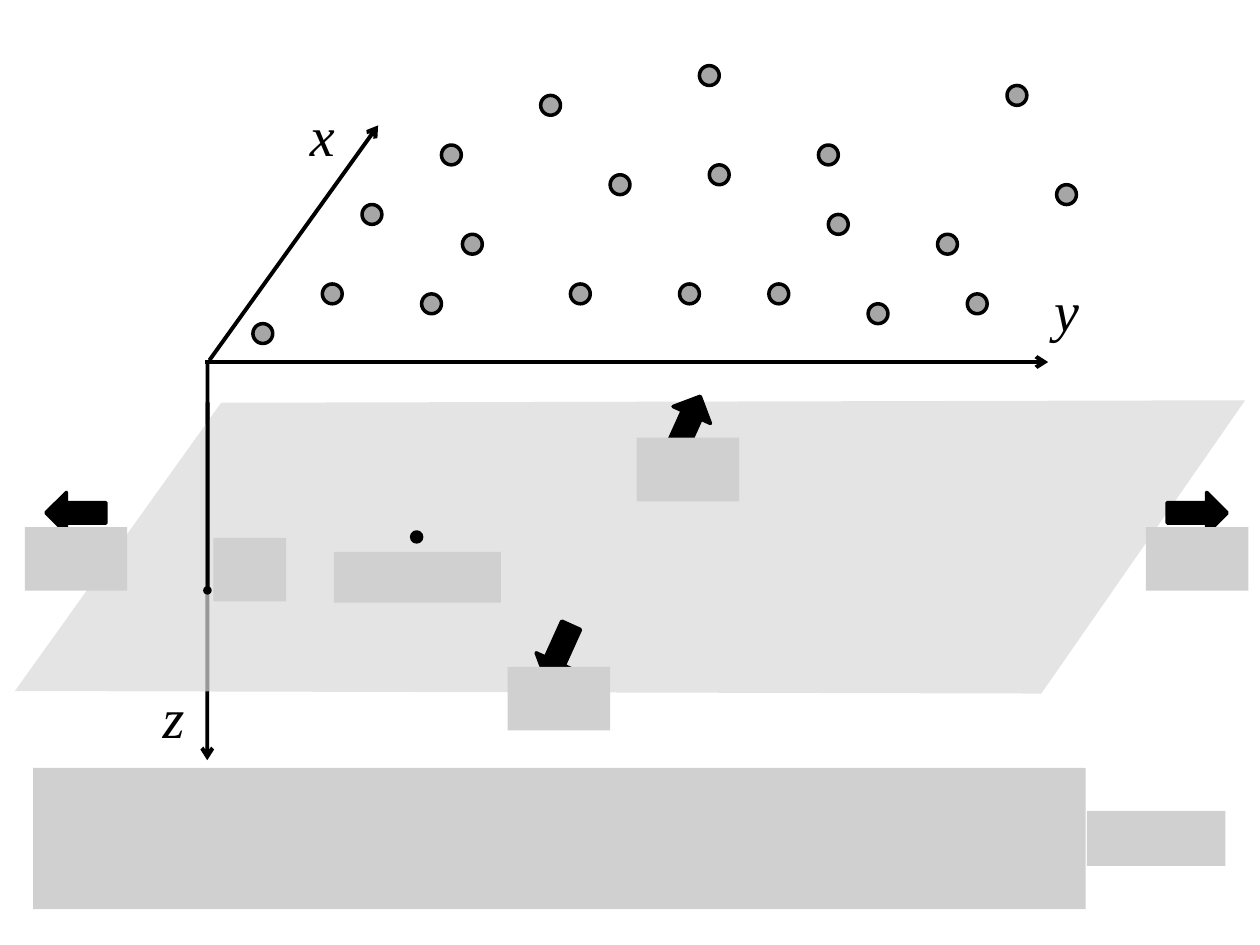
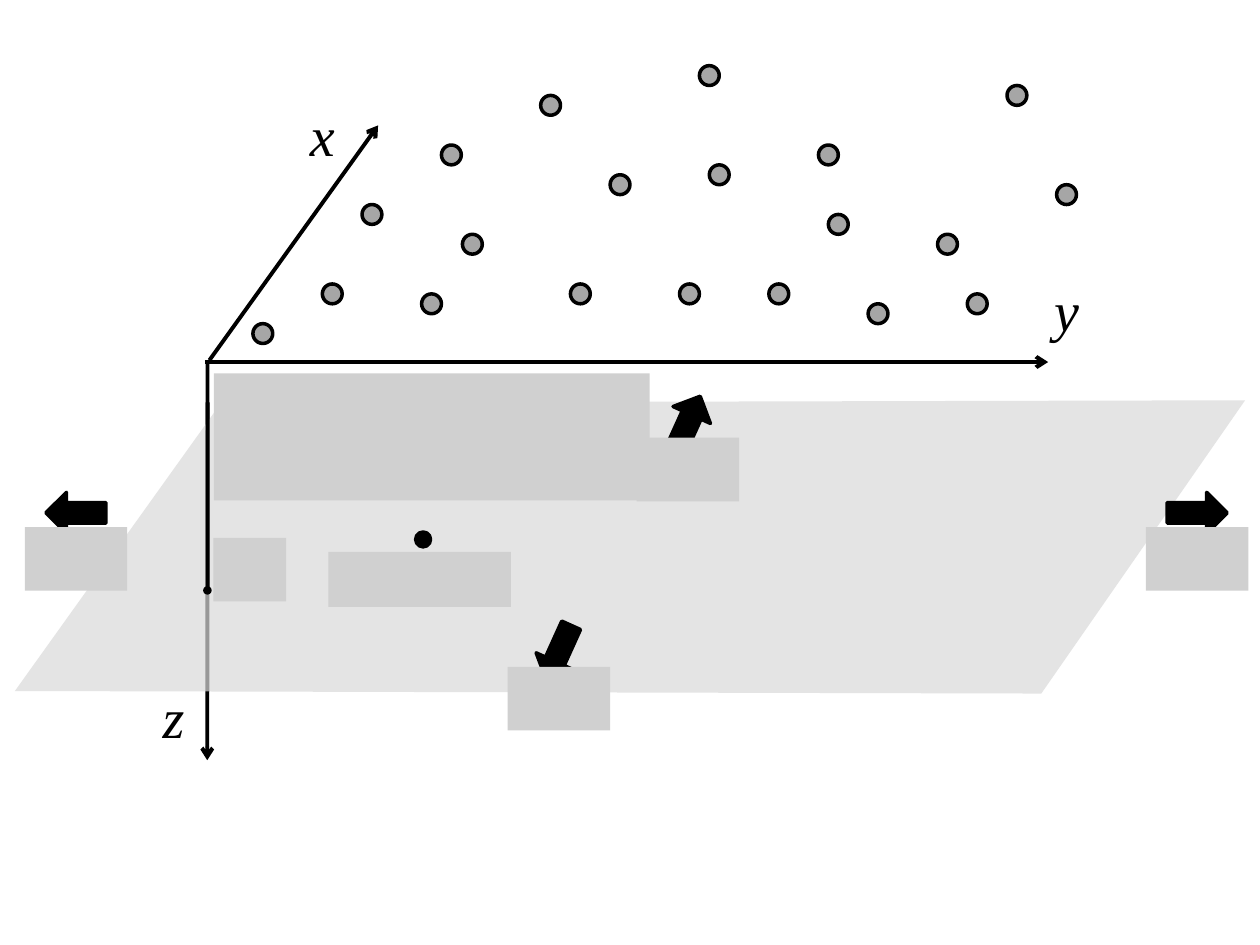
Before and after one commit to pinga-lab/CE-VII-SimBGf-2016, a slide deck: slide 9 of slides/7_integral_continuacao.pptx (slide 8 before the commit). Drawn at 1260x945 pixels with LibreOffice and Linux fonts; fonts in the diff are those of the drawing; grey boxes stand for pictures. Boxes give left, top, right and bottom in pixels: in the first picture for what was removed or moved away, otherwise in the second. Text is boxed around its words. In the diff, an @@ line names an element or a change of style, - is before the commit and + after.

```diff
--- a/slides/7_integral_continuacao.pptx
+++ b/slides/7_integral_continuacao.pptx
@@ picture added at <box>214,373,650,500</box> @@
@@ ellipse: place and size @@
-ellipse at <box>412,532,422,542</box>
+ellipse at <box>416,532,431,547</box>
@@ picture: place and size @@
-picture at <box>334,552,501,602</box>
+picture at <box>329,552,512,607</box>
@@ picture removed at <box>33,767,1085,908</box> @@
@@ picture removed at <box>1087,811,1226,867</box> @@
```
Also in this commit, not shown: 4 other slides changed, 22 slides added.
